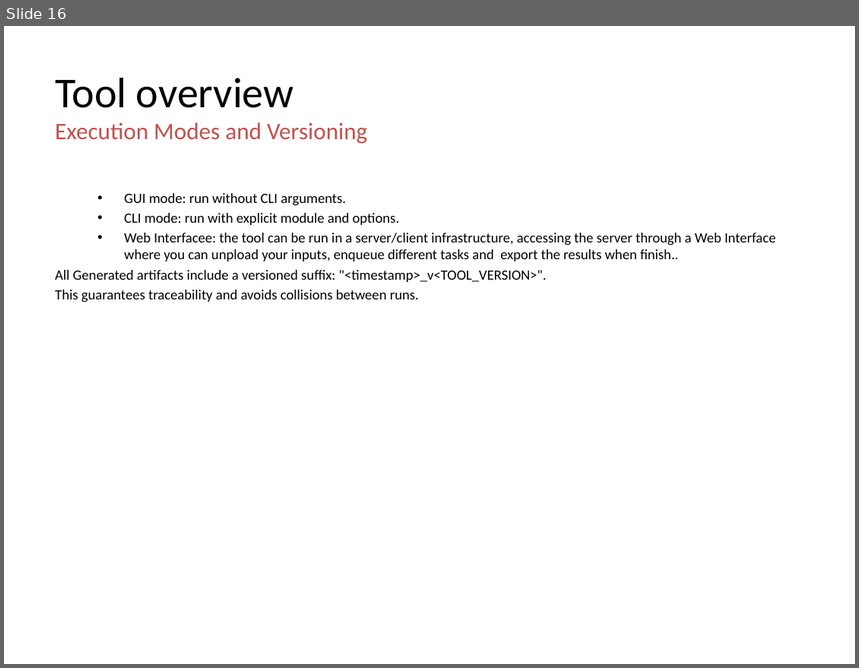
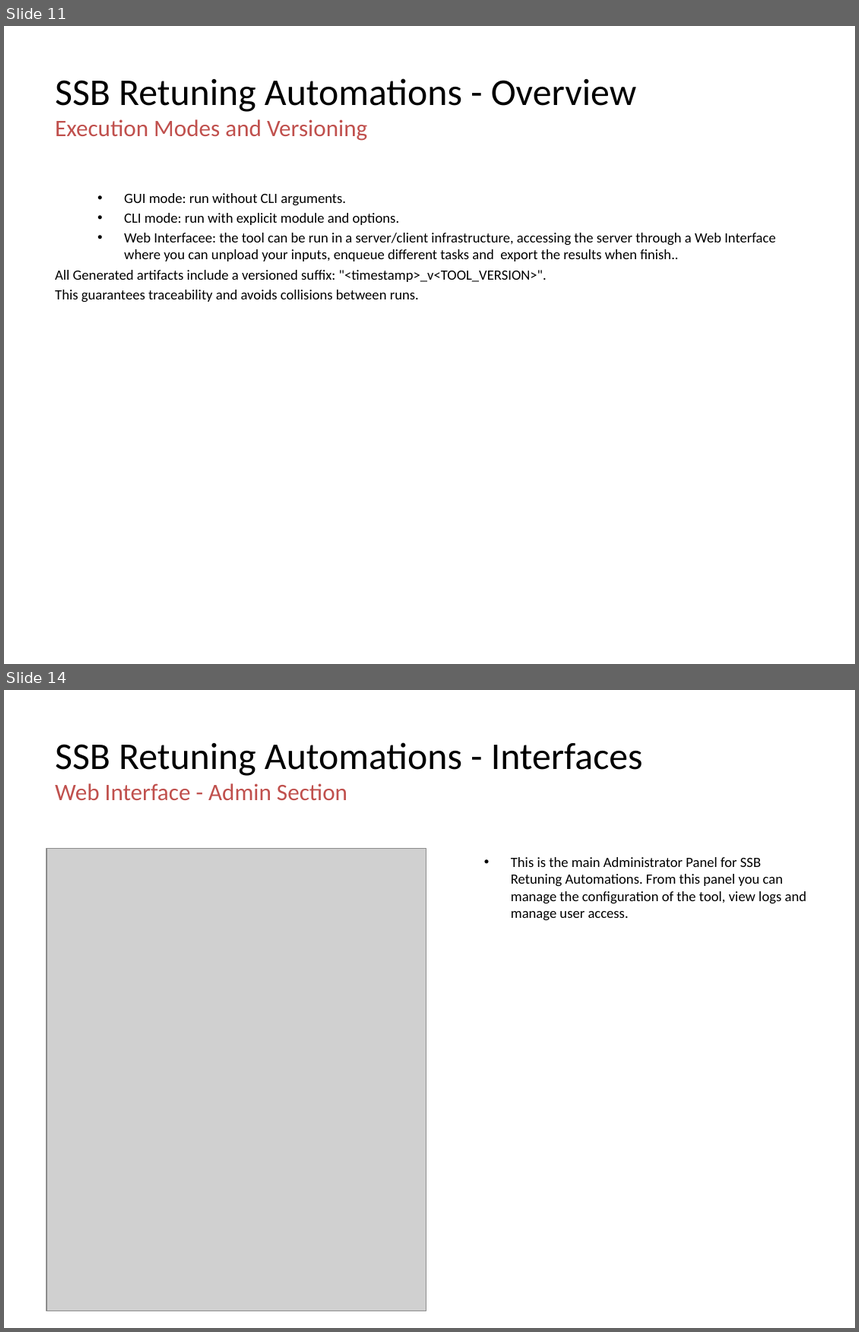
Before and after one commit to jaimetur/SSB_RetuningAutomations, a slide deck: help/User-Guide-SSB-Retuning-Automations-v0.7.6.pptx. Shown one above the other, each under a label of ours: slide 16 before the commit, slides 11 and 14 after it; the slides between them are not shown. The pictures are 859x668 and 859x1332 pixels, drawn with LibreOffice and Linux fonts; fonts in the diff are those of the drawing; grey boxes stand for pictures; background and template pictures are left out. Boxes give left, top, right and bottom in pixels: in the first picture for what was removed or moved away, otherwise in the second. Text is boxed around its words. In the diff, an @@ line names an element or a change of style, - is before the commit and + after.

Commit message:
- Enhanced the script to generate user guide from Markdown files to support images and links. - Updated Documentation to include `SSB Retuning Automations - Interfaces` section into the User Guide. - Adjusted PPT image layouts and placeholders by section.

```diff
--- a/help/User-Guide-SSB-Retuning-Automations-v0.7.6.pptx
+++ b/help/User-Guide-SSB-Retuning-Automations-v0.7.6.pptx
@@ slide 14 added at (4, 690, 855, 1328), background #FFFFFF @@
@@ title added at (55, 742, 643, 800), 32 pt, text #000000 @@
+SSB Retuning Automations - Interfaces
+Web Interface - Admin Section
@@ picture added at (47, 849, 427, 1312) @@
@@ text added at (511, 857, 807, 921), 12 pt, text #000000 @@
+  • This is the main Administrator Panel for SSB Retuning Automations. From this panel you can manage the configuration of the tool, view logs and manage user access.
@@ what was slide 16 is now slide 11 @@
@@ slide 11 changed as well @@
@@ title at (55, 78, 637, 112): text changed; size 36 to 32 pt @@
-Tool overview
+SSB Retuning Automations - Overview
```
Also in this commit, not shown: 54 other slides changed, 6 other slides added, 6 slides removed, 7 other files.
